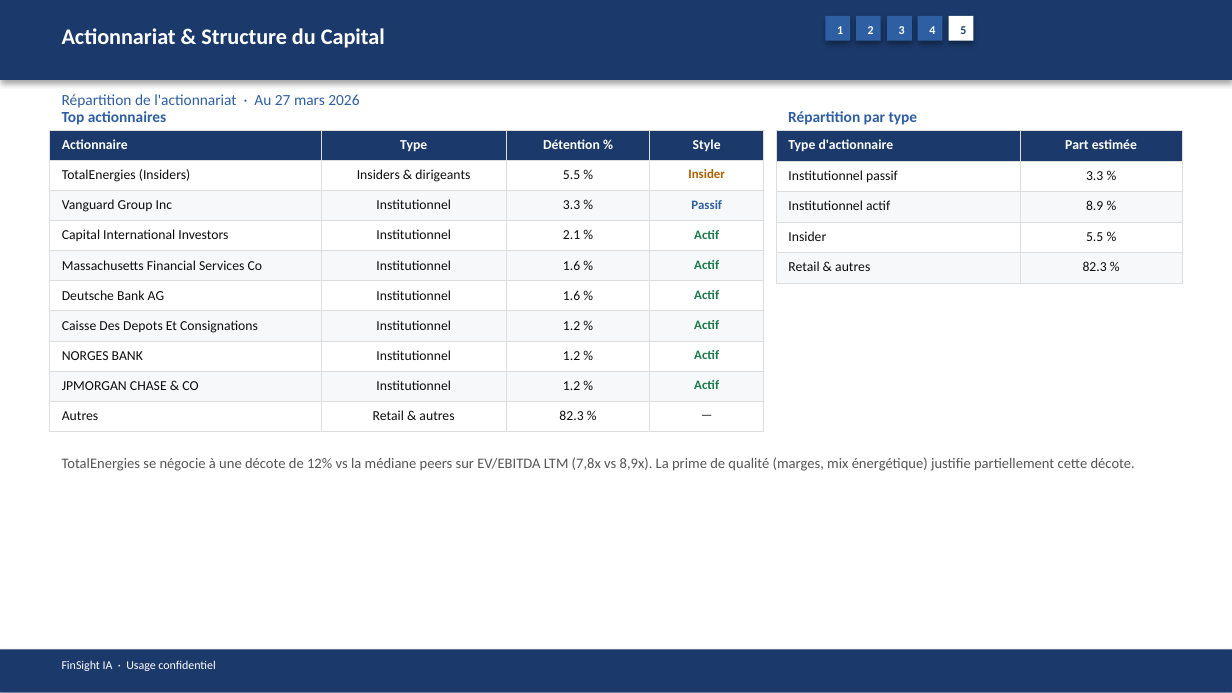
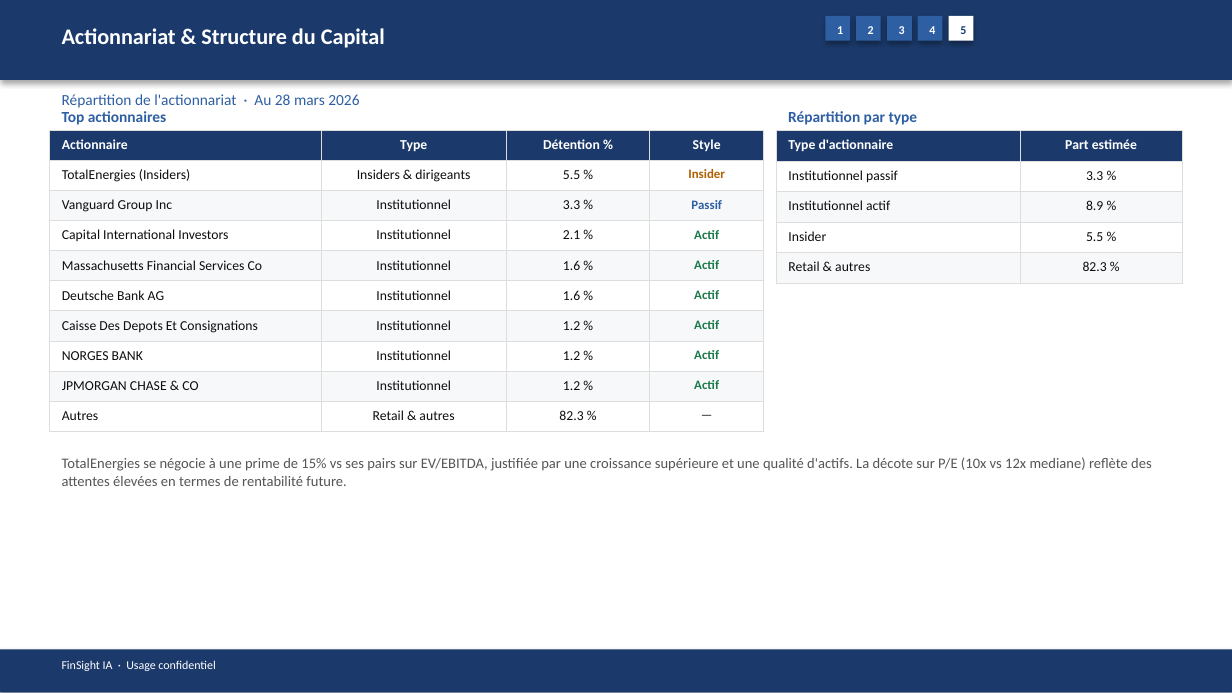
Before and after one commit to baptistejeh07-art/finsight-ia, a slide deck: slide 19 of preview/TTE.PA/TTE.PA_pitchbook.pptx. Drawn at 1232x693 pixels with LibreOffice and Linux fonts; fonts in the diff are those of the drawing. Boxes give left, top, right and bottom in pixels: in the first picture for what was removed or moved away, otherwise in the second. Text is boxed around its words. In the diff, an @@ line names an element or a change of style, - is before the commit and + after.

```diff
--- a/preview/TTE.PA/TTE.PA_pitchbook.pptx
+++ b/preview/TTE.PA/TTE.PA_pitchbook.pptx
@@ text at (x1=62, y1=94, x2=359, y2=108): text changed @@
-Répartition de l'actionnariat · Au 27 mars 2026
+Répartition de l'actionnariat · Au 28 mars 2026
@@ text at (x1=62, y1=457, x2=1152, y2=486): text changed @@
-TotalEnergies se négocie à une décote de 12% vs la médiane peers sur EV/EBITDA LTM (7,8x vs 8,9x). La prime de qualité (marges, mix énergétique) justifie partiellement cette décote.
+TotalEnergies se négocie à une prime de 15% vs ses pairs sur EV/EBITDA, justifiée par une croissance supérieure et une qualité d'actifs. La décote sur P/E (10x vs 12x mediane) reflète des attentes élevées en termes de rentabilité future.
```
Also in this commit, not shown: 13 other slides changed, 3 other files.
